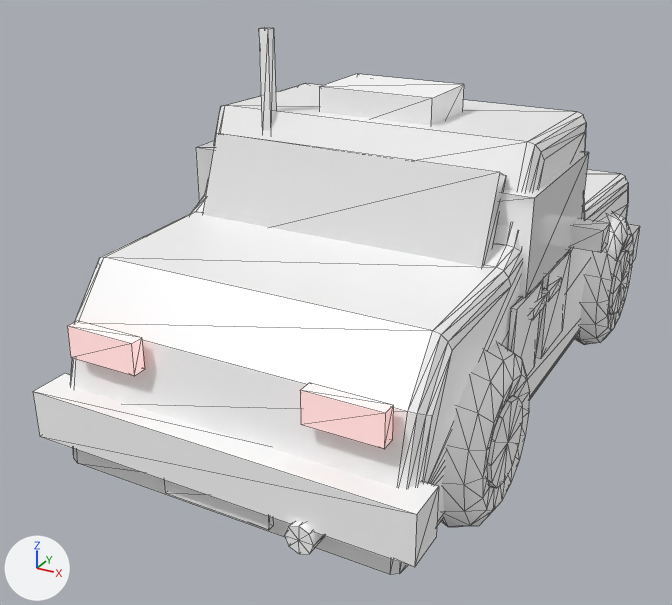
Renders of the glTF model public/assets/models/vehicles/taxi.glb from each side of a commit.
Rendered twice from a 50 mm lens placed at (120.0, -260.0, 153.0), pointed at (-12.0, -20.0, 32.0). Lighting does not change. The marker at lower left points along +X, +Y and +Z. The older version comes first. Mesh edges are drawn as thin lines. Vertices at exactly the same position are counted once.

Script lines for the objects in view, before the commit:
```python
ob_body = bpy.data.objects.new('body', me_body)
ob_body.location = (0.0, 0.0, 0.0)
ob_bumper_rear = bpy.data.objects.new('bumper_rear', me_bumper_rear)
ob_bumper_rear.location = (0.0, 0.0, 0.0)
ob_glass = bpy.data.objects.new('glass', me_glass)
ob_glass.location = (0.0, 0.0, 0.0)
ob_lights_rear = bpy.data.objects.new('lights_rear', me_lights_rear)
ob_lights_rear.location = (0.0, 0.0, 0.0)
ob_taxi_sign = bpy.data.objects.new('taxi_sign', me_taxi_sign)
ob_taxi_sign.location = (0.0, 0.0, 0.0)
ob_trim = bpy.data.objects.new('trim', me_trim)
ob_trim.location = (0.0, 0.0, 0.0)
ob_wheel_fr = bpy.data.objects.new('wheel_fr', me_wheel_fr)
ob_wheel_fr.location = (51.3, 64.7, 23.0)
ob_wheel_rr = bpy.data.objects.new('wheel_rr', me_wheel_rr)
ob_wheel_rr.location = (51.3, -58.8, 23.0)
# also in view: 'plate' at (0.0, -104.0, 15.0)
```
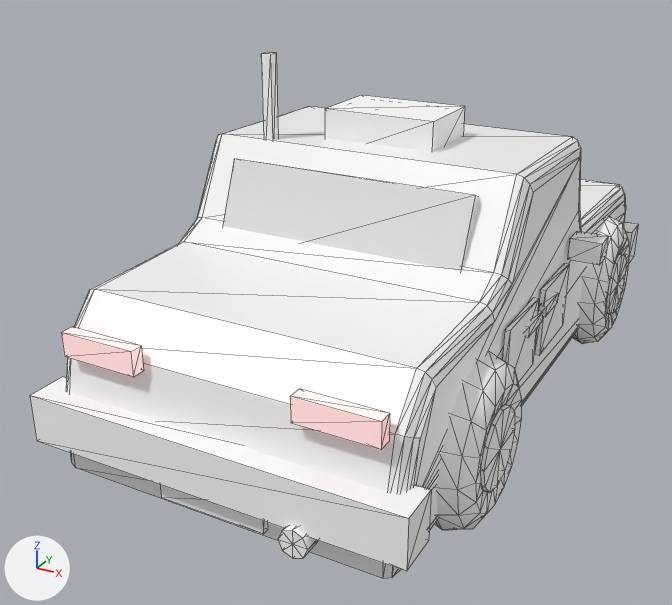
Patch to the scene script:
```diff
--- a/public/assets/models/vehicles/taxi.glb.py
+++ b/public/assets/models/vehicles/taxi.glb.py
@@ me_body @@
 # used by ob_body; location = (0.0, 0.0, 0.0)
-me_body.from_pydata(...)  # 112 vertices, 220 faces; spans x -52.0..52.0, y -103.0..105.0, z 7.0..93.0
+me_body.from_pydata(...)  # 112 vertices, 220 faces; spans x -51.0..51.0, y -105.0..107.0, z 7.0..85.0
+# me_body part 1: 112 of 112 vertices moved; they spanned x -52.0..52.0, y -103.0..105.0, z 7.0..93.0 and now span x -51.0..51.0, y -105.0..107.0, z 7.0..85.0; mean shift (0.0, -1.0, -5.0)
 me_body.materials.append(mat_body)
@@ me_glass @@
 # used by ob_glass; location = (0.0, 0.0, 0.0)
-me_glass.from_pydata(...)  # 24 vertices, 36 faces; spans x -53.8..53.8, y -48.1..33.1, z 51.3..86.9
+me_glass.from_pydata(...)  # 24 vertices, 36 faces; spans x -41.6..41.6, y -47.9..37.9, z 45.3..79.9
+# me_glass part 2: the loose piece of 8 vertices spanning x -53.8..53.8, y -34.0..19.0, z 53.0..81.0 is scaled about its middle by (0.774, 1.09, 0.964), then moved by (0.0, 2.5, -6.5)
+# me_glass part 3: the loose piece of 8 vertices spanning x -44.5..44.5, y -48.1..-29.9, z 53.1..86.9 is scaled about its middle by (0.86, 0.975, 0.971), then moved by (0.0, 0.0, -6.5)
+# other edits to the shape of me_glass do not show in these pictures
 me_glass.materials.append(mat_glass)
@@ me_bumper_rear @@
 # used by ob_bumper_rear; location = (0.0, 0.0, 0.0)
-me_bumper_rear.from_pydata(...)  # 8 vertices, 12 faces; spans x -56.0..56.0, y -108.0..-96.0, z 17.0..31.0
+me_bumper_rear.from_pydata(...)  # 8 vertices, 12 faces; spans x -55.0..55.0, y -110.0..-98.0, z 17.0..31.0
+# me_bumper_rear part 4: the whole mesh is scaled about its middle by (0.982, 1, 1), then moved by (0.0, -2.0, 0.0)
 me_bumper_rear.materials.append(mat_trim)
@@ me_lights_rear @@
 # used by ob_lights_rear; location = (0.0, 0.0, 0.0)
-me_lights_rear.from_pydata(...)  # 16 vertices, 24 faces; spans x -45.6..45.6, y -103.0..-99.0, z 41.5..50.5
+me_lights_rear.from_pydata(...)  # 16 vertices, 24 faces; spans x -45.8..45.8, y -105.0..-101.0, z 42.5..49.5
+# me_lights_rear part 5: the loose piece of 8 vertices spanning x -45.6..-24.4, y -103.0..-99.0, z 41.5..50.5 is scaled about its middle by (1.08, 1, 0.778), then moved by (0.7, -2.0, 0.0)
+# me_lights_rear part 6: the loose piece of 8 vertices spanning x 24.4..45.6, y -103.0..-99.0, z 41.5..50.5 is scaled about its middle by (1.08, 1, 0.778), then moved by (-0.7, -2.0, 0.0)
 me_lights_rear.materials.append(mat_light_rear)
@@ me_taxi_sign @@
 # used by ob_taxi_sign; location = (0.0, 0.0, 0.0)
-me_taxi_sign.from_pydata(...)  # 16 vertices, 24 faces; spans x -18.0..18.0, y -19.5..4.5, z 85.5..100.5
+me_taxi_sign.from_pydata(...)  # 16 vertices, 24 faces; spans x -17.7..17.7, y -17.0..7.0, z 78.5..93.5
+# me_taxi_sign part 7: the whole mesh is scaled about its middle by (0.981, 1, 1), then moved by (0.0, 2.5, -7.0)
 me_taxi_sign.materials.append(mat_trim)
@@ ob_wheel_fr @@
 ob_wheel_fr = bpy.data.objects.new('wheel_fr', me_wheel_fr)
-ob_wheel_fr.location = (51.3, 64.7, 23.0)
+ob_wheel_fr.location = (50.3, 65.0, 22.0)
@@ ob_wheel_rr @@
 ob_wheel_rr = bpy.data.objects.new('wheel_rr', me_wheel_rr)
-ob_wheel_rr.location = (51.3, -58.8, 23.0)
+ob_wheel_rr.location = (50.3, -61.0, 22.0)
```

Location of each change, (x1, y1, x2, y2) in pixels of the pictures (672 x 605 px; the box of a moved part takes in the faces that stretch with it):
'body', reshaped: before (71, 84, 628, 575); after (66, 106, 626, 579)
'glass', reshaped: before (196, 133, 589, 298); after (223, 159, 479, 271)
'bumper_rear', rescaled: before (33, 373, 439, 567); after (30, 377, 431, 571)
'wheel_rr', moved: before (441, 343, 530, 527); after (435, 352, 522, 530)
'taxi_sign', moved, rescaled: before (319, 74, 464, 125); after (325, 95, 465, 152)
'lights_rear', reshaped: before (67, 321, 393, 449); after (61, 327, 390, 450)
'wheel_fr', moved: before (575, 212, 634, 345); after (572, 217, 630, 344)
part 2 of me_glass, moved or reshaped (not visible afterwards): before (196, 141, 589, 298)
part 3 of me_glass, moved or reshaped: before (203, 133, 506, 267); after (223, 159, 479, 271)
part 5 of me_lights_rear, moved or reshaped: before (67, 321, 145, 376); after (61, 327, 144, 377)
part 6 of me_lights_rear, moved or reshaped: before (300, 383, 393, 449); after (290, 389, 390, 450)
